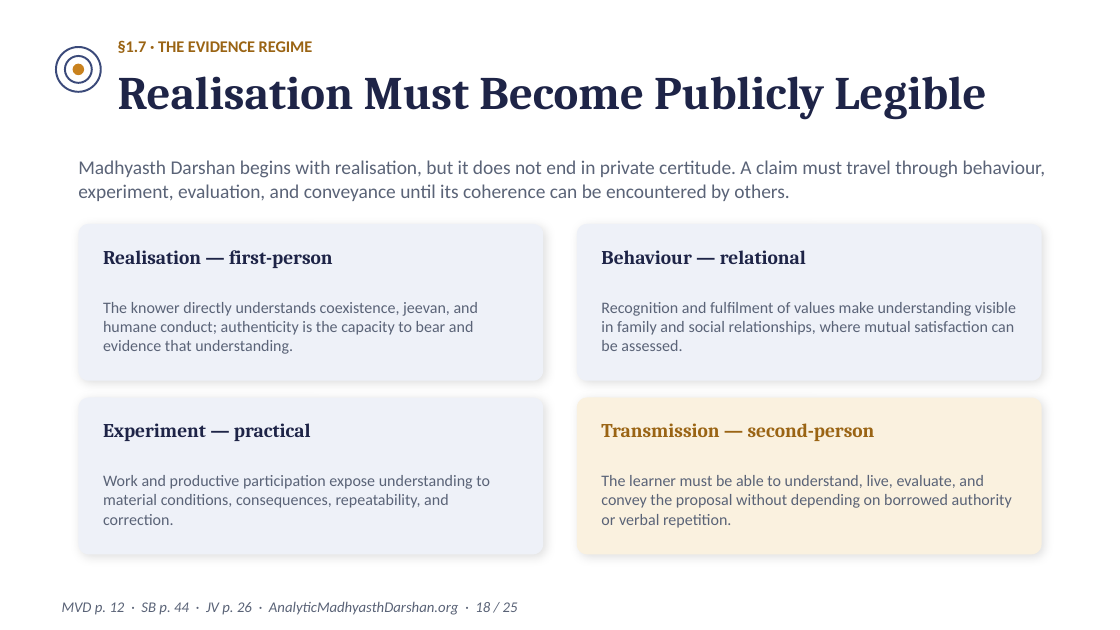
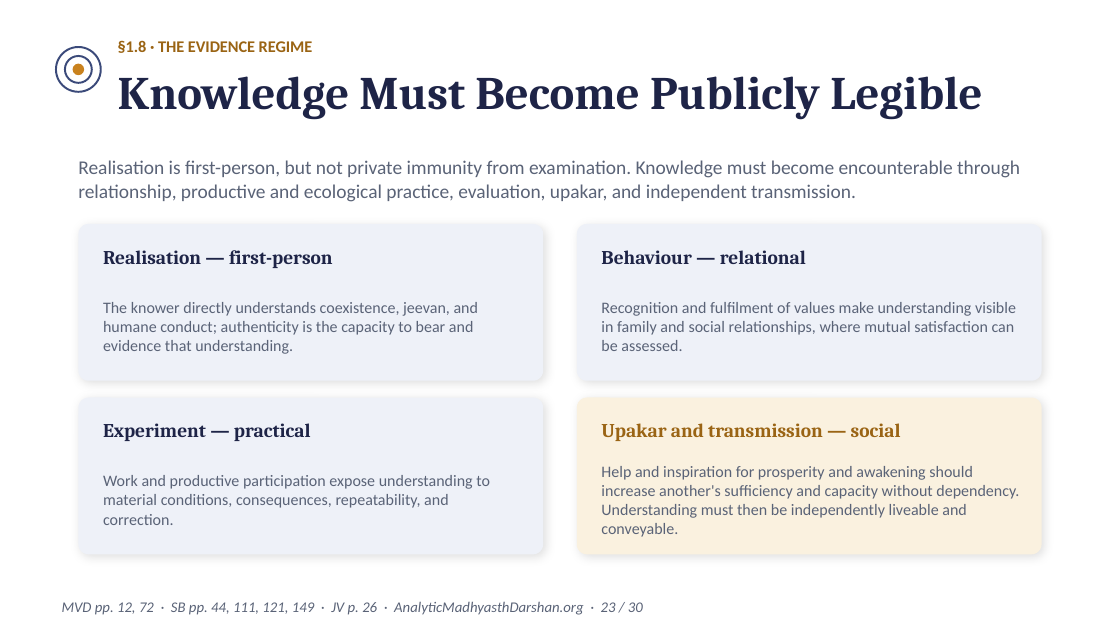
Before and after one commit to raghavamohan/AnalyticMadhyasthDarshan, a slide deck: slide 23 of Studies/The-Epistemology-of-Coexistence/The-Epistemology-of-Coexistence-Madhyasth-Darshan.pptx (slide 18 before the commit). Drawn at 1120x630 pixels with LibreOffice and Linux fonts; fonts in the diff are those of the drawing. Boxes give left, top, right and bottom in pixels: in the first picture for what was removed or moved away, otherwise in the second. Text is boxed around its words. In the diff, an @@ line names an element or a change of style, - is before the commit and + after.

```diff
--- a/Studies/The-Epistemology-of-Coexistence/The-Epistemology-of-Coexistence-Madhyasth-Darshan.pptx
+++ b/Studies/The-Epistemology-of-Coexistence/The-Epistemology-of-Coexistence-Madhyasth-Darshan.pptx
@@ text at [118, 40, 313, 53]: text changed @@
-§1.7 · THE EVIDENCE REGIME
+§1.8 · THE EVIDENCE REGIME
@@ text at [118, 76, 982, 119]: text changed @@
-Realisation Must Become Publicly Legible
+Knowledge Must Become Publicly Legible
@@ text at [78, 160, 1020, 202]: text changed @@
-Madhyasth Darshan begins with realisation, but it does not end in private certitude. A claim must travel through behaviour, experiment, evaluation, and conveyance until its coherence can be encountered by others.
+Realisation is first-person, but not private immunity from examination. Knowledge must become encounterable through relationship, productive and ecological practice, evaluation, upakar, and independent transmission.
@@ text at [601, 423, 901, 441]: text changed @@
-Transmission — second-person
+Upakar and transmission — social
@@ text at [601, 466, 1019, 537]: text changed @@
-The learner must be able to understand, live, evaluate, and convey the proposal without depending on borrowed authority or verbal repetition.
+Help and inspiration for prosperity and awakening should increase another's sufficiency and capacity without dependency. Understanding must then be independently liveable and conveyable.
@@ text at [62, 601, 643, 615]: text changed @@
-MVD p. 12 · SB p. 44 · JV p. 26 · AnalyticMadhyasthDarshan.org · 18 / 25
+MVD pp. 12, 72 · SB pp. 44, 111, 121, 149 · JV p. 26 · AnalyticMadhyasthDarshan.org · 23 / 30
```
Also in this commit, not shown: 23 other slides changed, 6 slides added, 1 slide removed.
